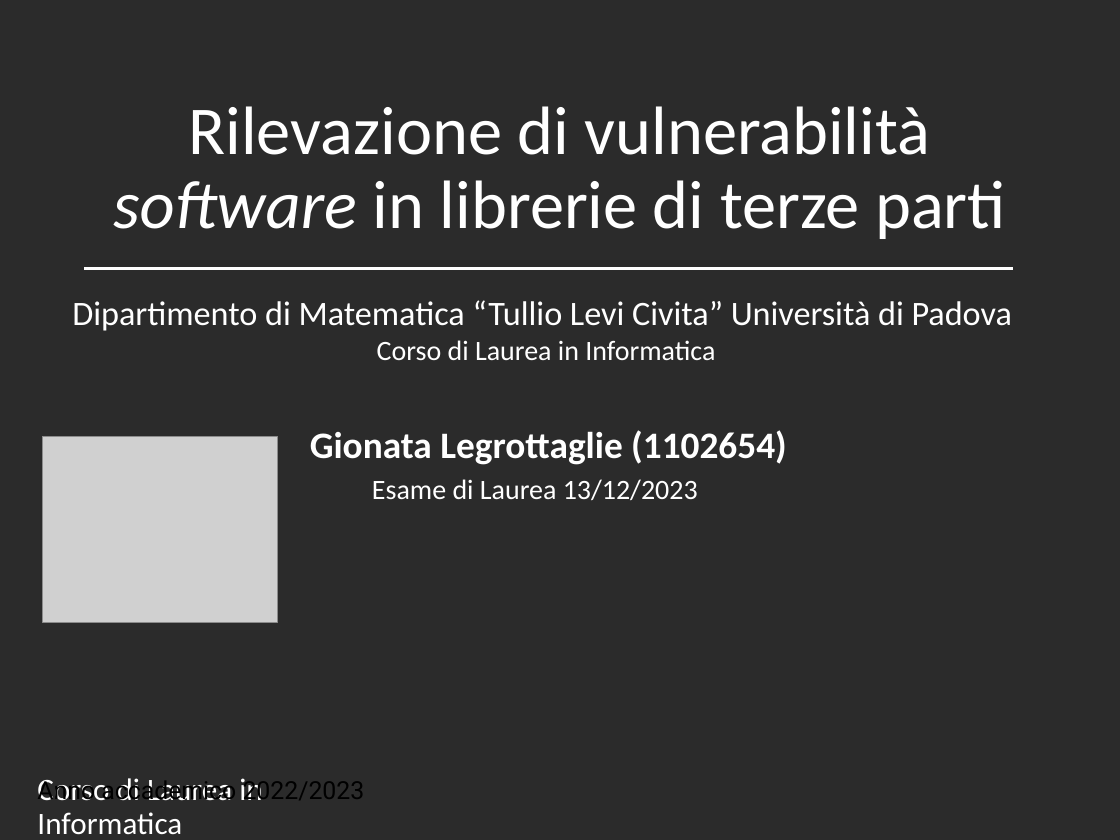
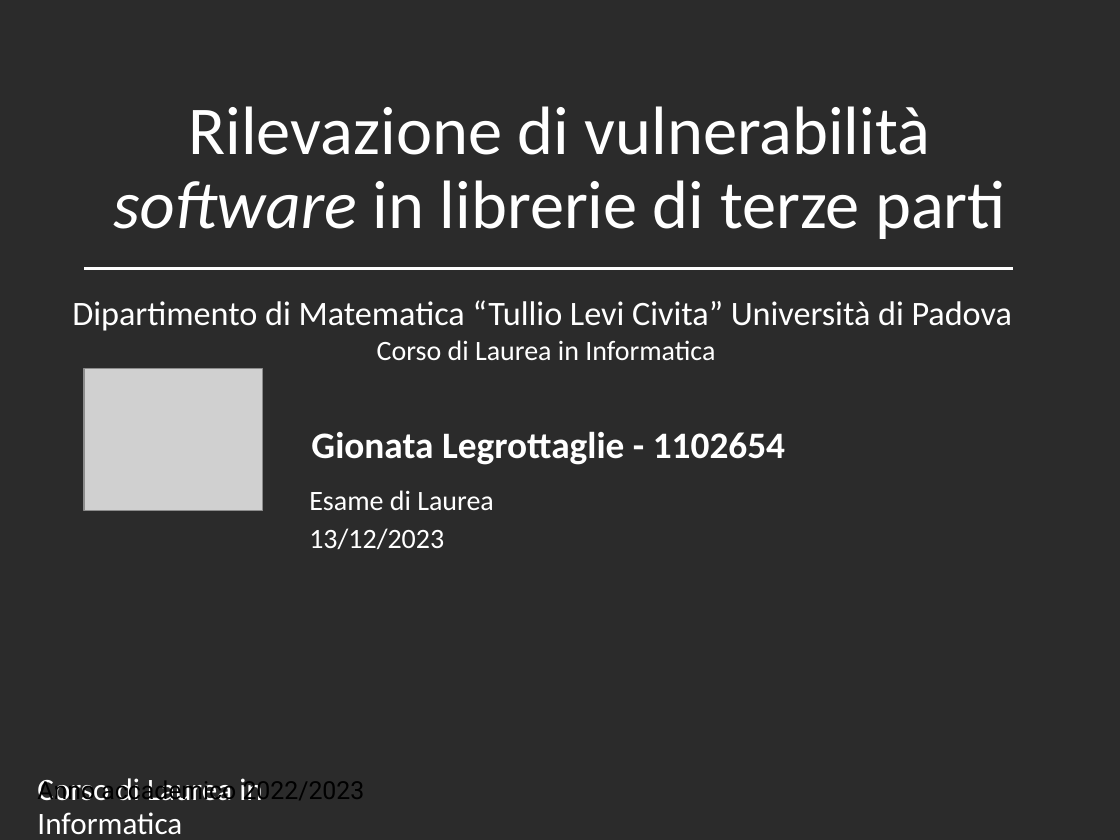
Before and after one commit to legrottagliegionata/tesi_unipd, a slide deck: slide 1 of Presentazione.pptx. Drawn at 1120x840 pixels with LibreOffice and Linux fonts; fonts in the diff are those of the drawing; grey boxes stand for pictures; background and template pictures are left out; a plain dark background stands for a picture behind light text. Boxes give left, top, right and bottom in pixels: in the first picture for what was removed or moved away, otherwise in the second. Text is boxed around its words. In the diff, an @@ line names an element or a change of style, - is before the commit and + after.

Commit message:
presentazione

```diff
--- a/Presentazione.pptx
+++ b/Presentazione.pptx
@@ picture: place and size @@
-picture at <box>43,437,278,623</box>
+picture at <box>84,368,263,511</box>
@@ text at <box>311,431,785,465</box>: text changed @@
-Gionata Legrottaglie (1102654)
+Gionata Legrottaglie - 1102654
@@ text at <box>309,490,494,549</box>: text changed @@
-Esame di Laurea 13/12/2023
+Esame di Laurea
+13/12/2023
```
Also in this commit, not shown: 1 other file.
